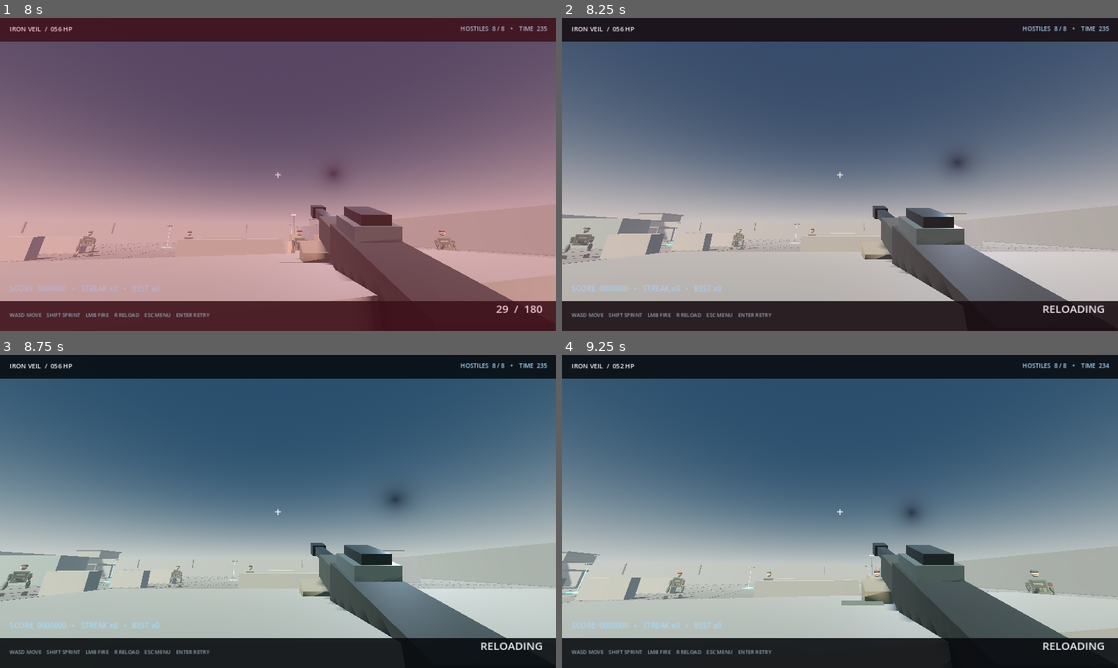
Above: before the commit, frames 1-4 (two rows, left to right).
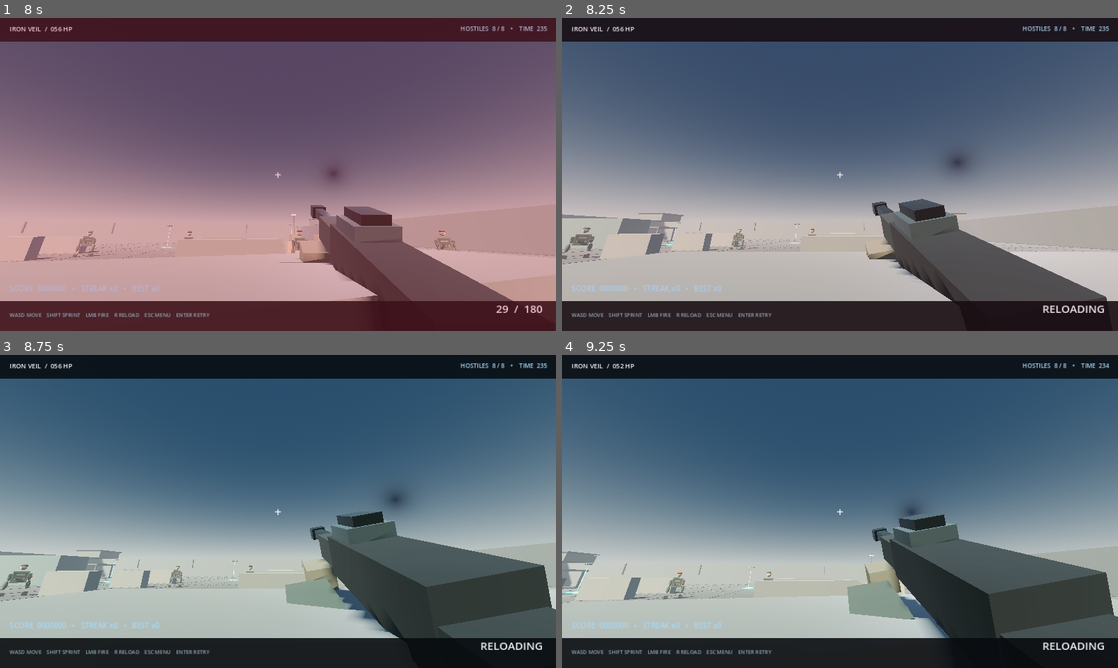
Above: after the commit, the same moments.

Repository: YukkuriP/Yukkuri-FPS2
Game: Godot game, scene res://scenes/main.tscn
Two runs of this game, one before a commit and one after it. Both use one fixed random seed, a clock stepped at 60 frames per second and the inputs below.
Inputs (mouse positions are in pixels of both pictures, inside the frame that each line leads up to):
- Up to frame 1 (8 s): tap Enter at 0.5, 1.35, 4.35, 6.6 s; move the mouse to (400, 158) at 0.52 s; hold D (move_right) 0.53-1.28 s; tap R at 0.6, 3.6, 5.85 s; click (400, 158) at 0.67 s; tap Space at 1.25 s; move the mouse to (166, 190) at 1.27 s; hold S (move_back) 1.28-2.03 s; move the mouse to (333, 105) at 2.02 s; hold D (move_right) 2.03-2.75 s; hold Shift 2.03-2.75 s; click "作戦開始 / DEPLOY →" at 2.75 s; move the mouse to (250, 237) at 3.52 s; hold W (move_forward) 3.53-6.53 s; click (250, 237) at 3.67 s; move the mouse to (316, 177) at 4.27 s; move the mouse to (233, 171) at 5.02 s; tap Shift at 5.1 s; move the mouse to (283, 174) at 5.77 s; click (283, 174) at 5.92 s; move the mouse to (255, 168) at 6.52 s; hold D (move_right) 6.53-7.28 s; move the mouse to (305, 174) at 7.27 s; hold W (move_forward) from 7.28 s (still down); hold Shift from 7.28 s (still down)
- Up to frame 2 (8.25 s): keep holding W (move_forward); move the mouse to (812, 174) at 8.02 s; release Shift at 8.03 s; tap R at 8.1 s; click (812, 174) at 8.17 s
- Up to frame 3 (8.75 s): keep holding W (move_forward)
- Up to frame 4 (9.25 s): keep holding W (move_forward); move the mouse to (851, 505) at 8.77 s; tap Enter at 8.85 s

Frame 1 is identical in both runs. In frame 2, 4.4% of the frame differs, in the area x 53-98%, y 57-91%; in frame 3, 12%, in the area x 51-100%, y 50-91%; in frame 4, 11%.

Commit message:
Add visible weapon movement during reload

Diff:
--- a/scripts/main.gd
+++ b/scripts/main.gd
@@ -732,6 +732,12 @@
 	weapon_kick = move_toward(weapon_kick, 0.0, delta * 2.8)
 	if is_instance_valid(weapon_root):
 		weapon_root.position = Vector3(0.29, -0.28 + weapon_kick * 0.04, -0.48 + weapon_kick * 0.12)
+		if reloading:
+			var reload_phase := 1.65 - reload_left
+			weapon_root.position.y = -0.28 + sin(reload_phase * PI / 1.65) * 0.13
+			weapon_root.rotation.z = 0.18
+		else:
+			weapon_root.rotation.z = 0.0
 	if is_instance_valid(hitmarker):
 		hitmarker.modulate.a = clampf(hitmarker_left * 5.0, 0.0, 1.0)
 	if reloading:
